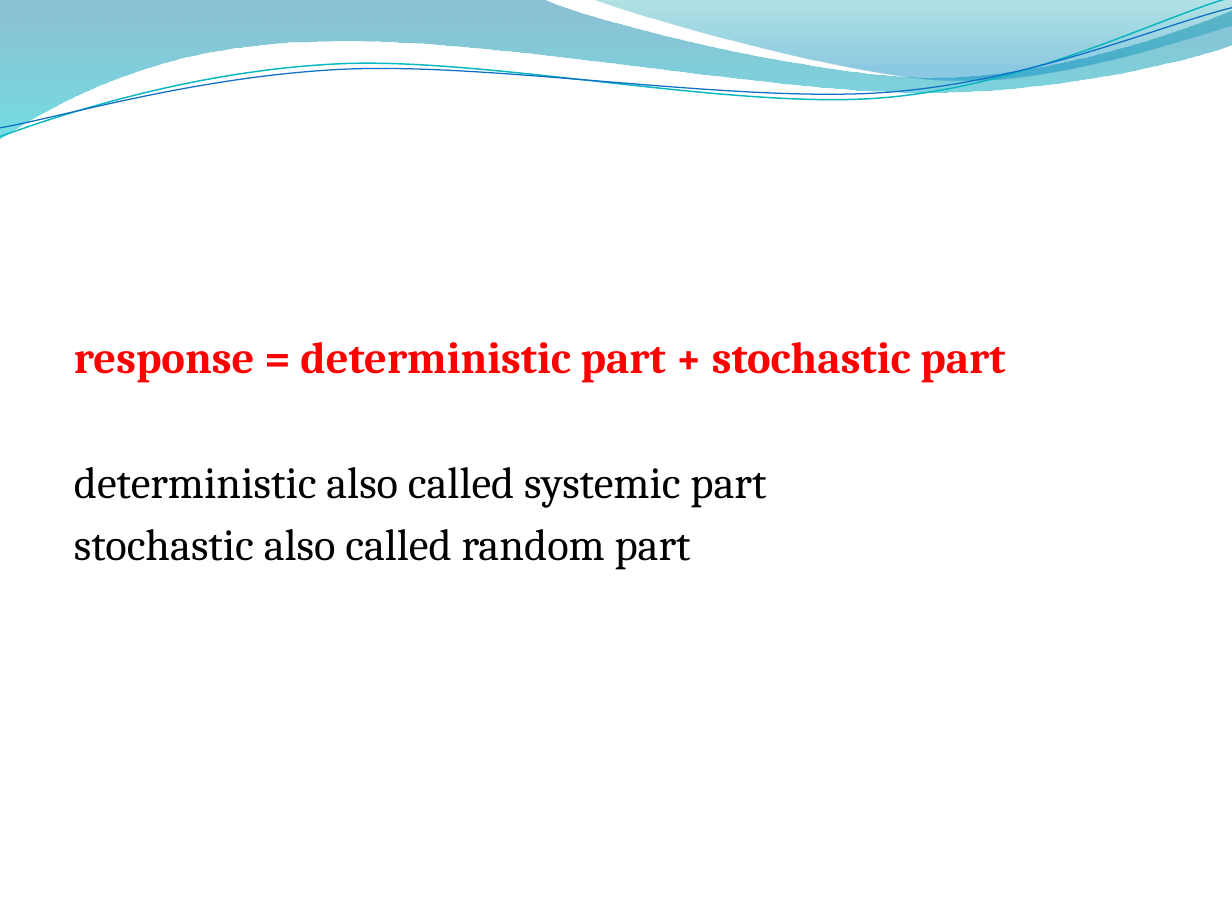
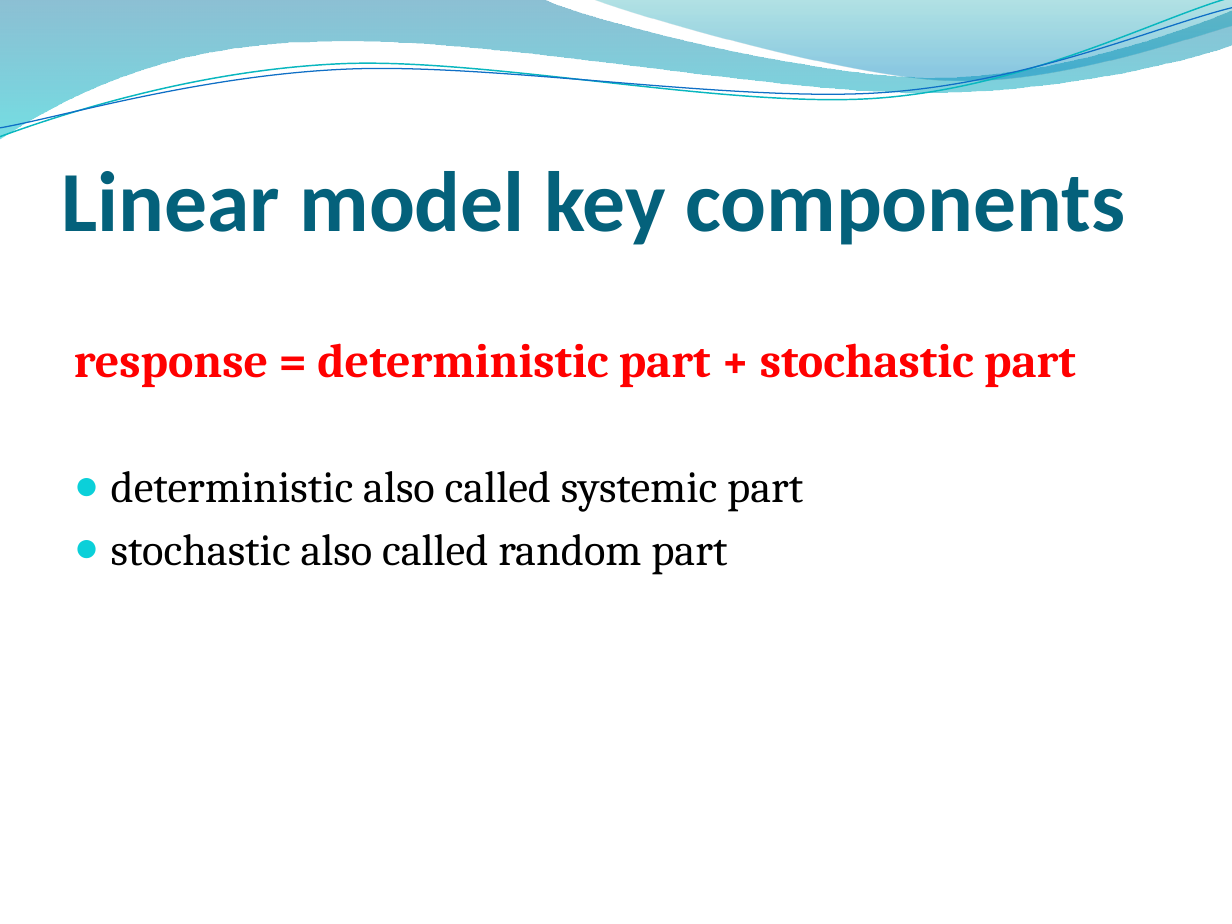
Before and after one commit to ricschuster/R_Workshop_Vienna_2018_02, a slide deck: slide 2 of ppts/Topic 3 Key Components of (Generalized) Linear Models.pptx. Drawn at 1232x924 pixels with LibreOffice and Linux fonts; fonts in the diff are those of the drawing; background and template pictures are left out. Boxes give left, top, right and bottom in pixels: in the first picture for what was removed or moved away, otherwise in the second. Text is boxed around its words. In the diff, an @@ line names an element or a change of style, - is before the commit and + after.

```diff
--- a/ppts/Topic 3 Key Components of (Generalized) Linear Models.pptx
+++ b/ppts/Topic 3 Key Components of (Generalized) Linear Models.pptx
@@ title added at box(62, 171, 1125, 245), 50 pt, text #04617B, bold @@
+Linear model key components
@@ text "response = deterministic part + ..." at box(74, 343, 1076, 575): size 26 to 28 pt in "response = deterministic part + stochastic part"; bullet none to ● @@
```
Also in this commit, not shown: 1 other slide changed, 4 other files.
